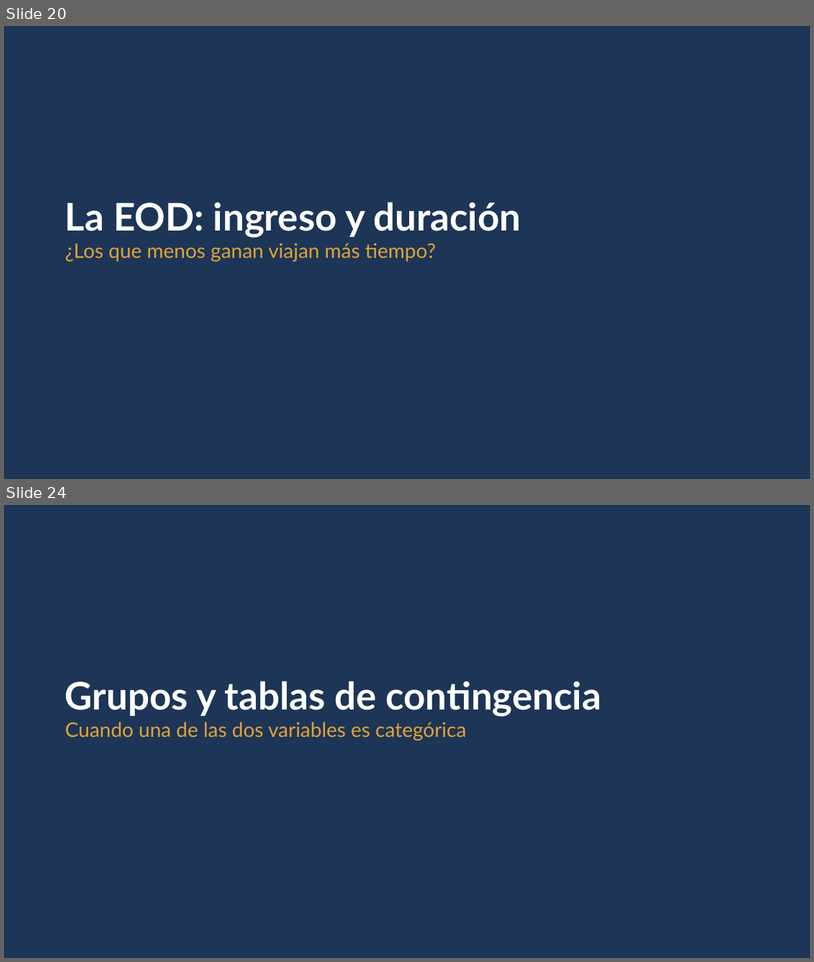
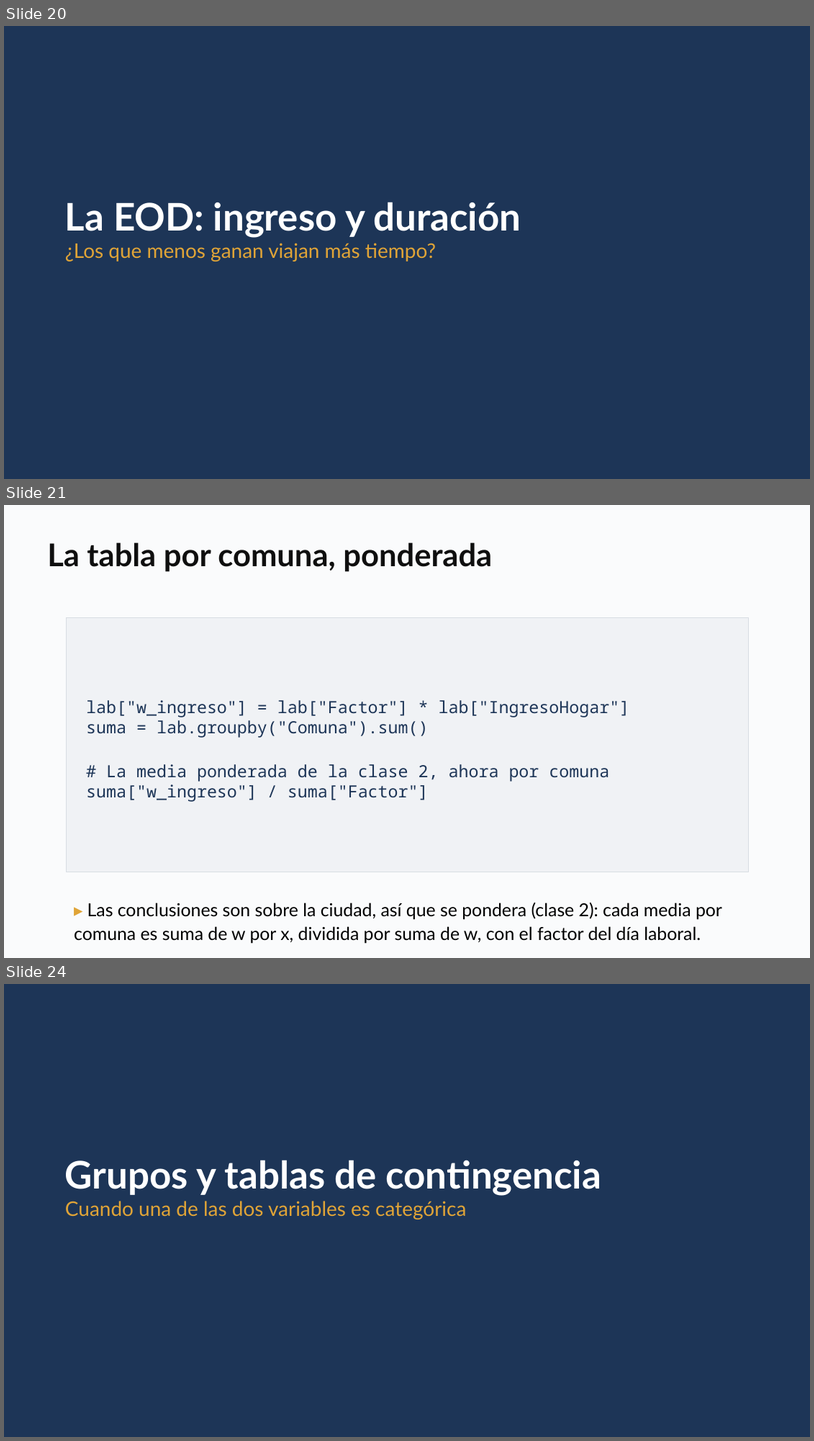
Before and after one commit to daniopitz/diplomado-cdd, a slide deck: presentaciones/clase03_eda_bivariado.pptx. Shown one above the other, each under a label of ours: slides 20 and 24 before the commit, slides 20, 21 and 24 after it; the slides between them are not shown. The pictures are 814x962 and 814x1441 pixels, drawn with LibreOffice and Linux fonts; fonts in the diff are those of the drawing. Boxes give left, top, right and bottom in pixels: in the first picture for what was removed or moved away, otherwise in the second. Text is boxed around its words. In the diff, an @@ line names an element or a change of style, - is before the commit and + after.

```diff
--- a/presentaciones/clase03_eda_bivariado.pptx
+++ b/presentaciones/clase03_eda_bivariado.pptx
@@ slide 21 added at (4, 505, 810, 958), background #FFFFFF @@
@@ rectangle added at (4, 505, 810, 958), fill #FAFBFC @@
@@ text added at (47, 542, 492, 572), 28 pt, text #0F0F0F, bold @@
+La tabla por comuna, ponderada
@@ rectangle added at (66, 618, 749, 872), fill #F0F2F5, outline #D8DDE3 0.75 pt, 15 pt, text #1D3557 @@
+lab["w_ingreso"] = lab["Factor"] * lab["IngresoHogar"]
+suma = lab.groupby("Comuna").sum()
+# La media ponderada de la clase 2, ahora por comuna
+suma["w_ingreso"] / suma["Factor"]
@@ text added at (74, 902, 723, 943), 16 pt, text #000000 @@
+▸ Las conclusiones son sobre la ciudad, así que se pondera (clase 2): cada media por comuna es suma de w por x, dividida por suma de w, con el factor del día laboral.
```
Also in this commit, not shown: 7 slides changed, 1 other slide added, 1 slide removed, 3 other files.
